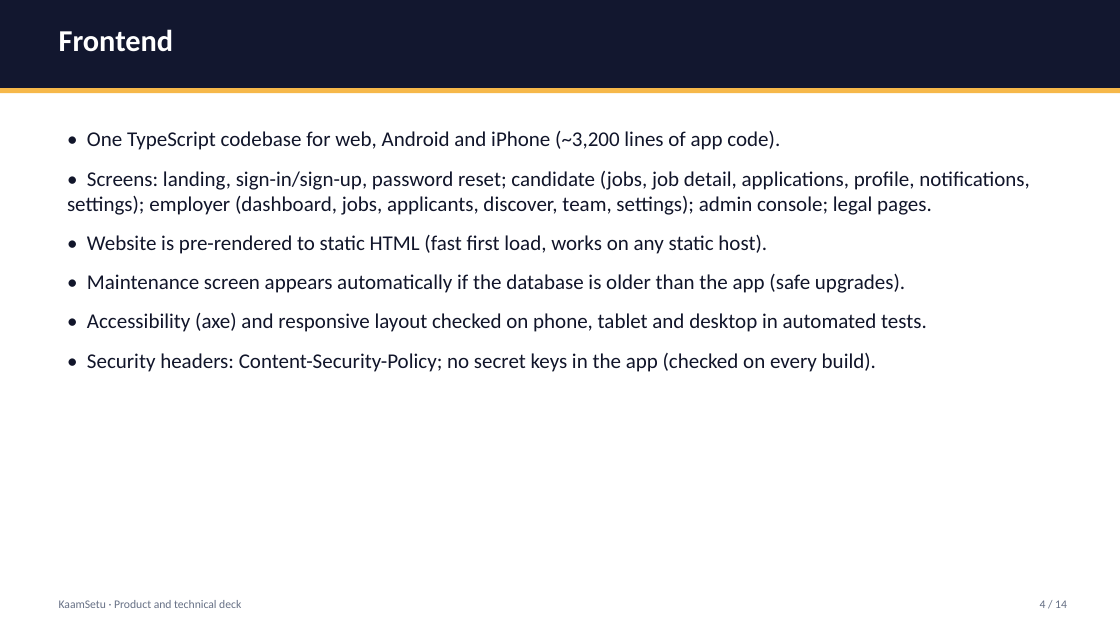
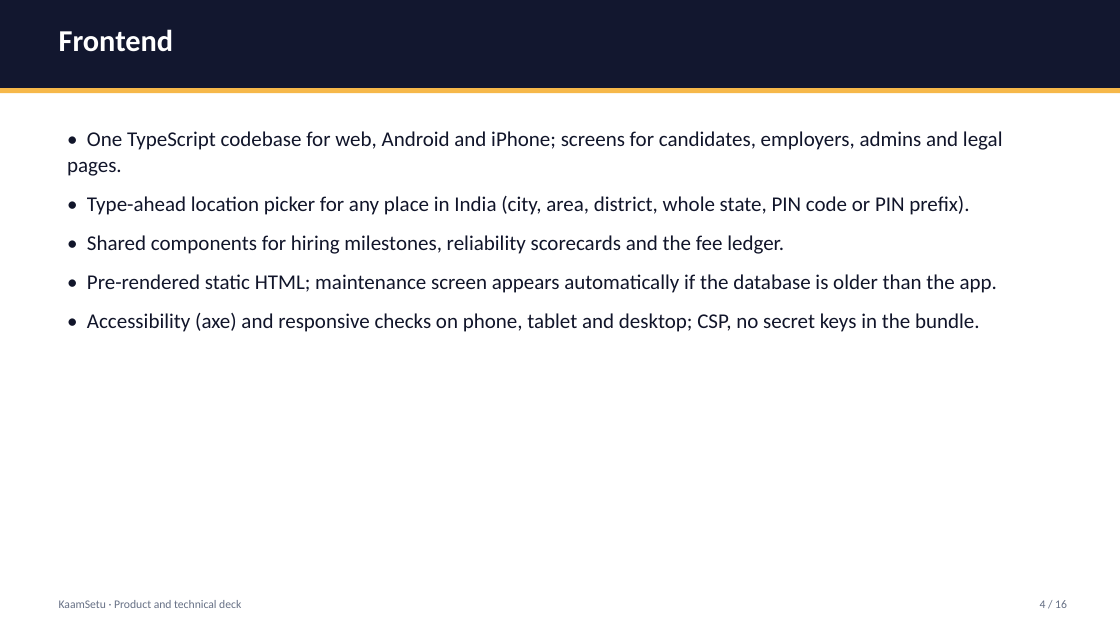
Before and after one commit to Rish866/KaamSetu, a slide deck: slide 4 of docs/decks/KaamSetu-Technical-Deck.pptx. Drawn at 1120x630 pixels with LibreOffice and Linux fonts; fonts in the diff are those of the drawing. Boxes give left, top, right and bottom in pixels: in the first picture for what was removed or moved away, otherwise in the second. Text is boxed around its words. In the diff, an @@ line names an element or a change of style, - is before the commit and + after.

Commit message:
docs: investor and technical decks v2 (India-wide, accountability engine, outcome-based fees, DPDP); refreshed screenshots

```diff
--- a/docs/decks/KaamSetu-Technical-Deck.pptx
+++ b/docs/decks/KaamSetu-Technical-Deck.pptx
@@ text at box(67, 131, 1003, 332): text changed @@
-• One TypeScript codebase for web, Android and iPhone (~3,200 lines of app code).
-• Screens: landing, sign-in/sign-up, password reset; candidate (jobs, job detail, applications, profile, notifications, settings); employer (dashboard, jobs, applicants, discover, team, settings); admin console; legal pages.
-• Website is pre-rendered to static HTML (fast first load, works on any static host).
-• Maintenance screen appears automatically if the database is older than the app (safe upgrades).
-• Accessibility (axe) and responsive layout checked on phone, tablet and desktop in automated tests.
-• Security headers: Content-Security-Policy; no secret keys in the app (checked on every build).
+• One TypeScript codebase for web, Android and iPhone; screens for candidates, employers, admins and legal pages.
+• Type-ahead location picker for any place in India (city, area, district, whole state, PIN code or PIN prefix).
+• Shared components for hiring milestones, reliability scorecards and the fee ledger.
+• Pre-rendered static HTML; maintenance screen appears automatically if the database is older than the app.
+• Accessibility (axe) and responsive checks on phone, tablet and desktop; CSP, no secret keys in the bundle.
```
Also in this commit, not shown: 10 other slides changed, 4 slides added, 2 slides removed, 15 other files.
